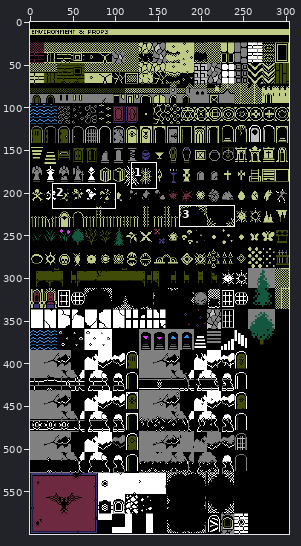
A pixel-art file gets an edit: Art/Enviornment_Props.aseprite. The first picture is a wide view before the edit; the outline marks the close-up.
Close-up. The starting point:
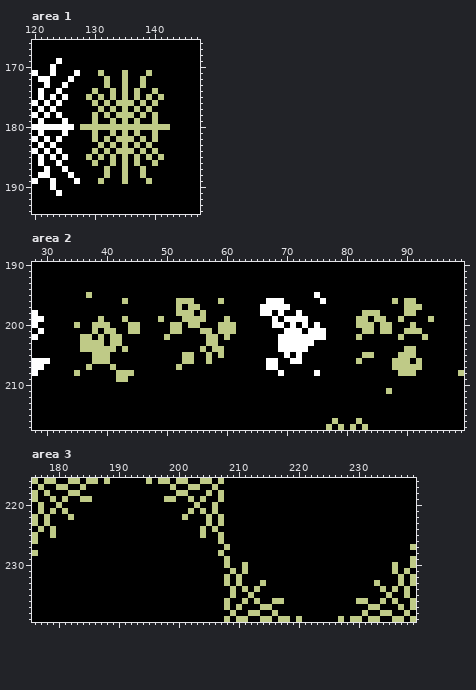
304x600 pixels, 1 frame. Shown: area 1: x 120..147, y 166..194; area 2: x 28..99, y 190..217; area 3: x 176..239, y 216..239. The commit also changed other parts of the picture, which this record leaves out.
After:
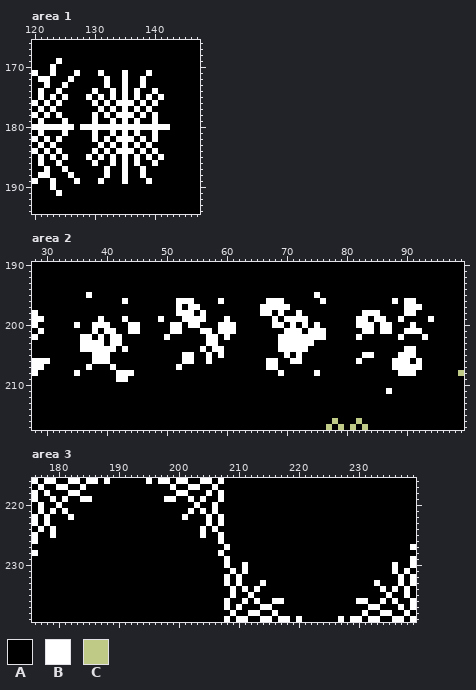
Palette (. is transparent): A #000000  B #ffffff  C #bfca87
The edit:
Area 1:
y 171: x 131 C -> B; x 135 C -> B; x 139 C -> B
y 172..173: x 132 C -> B; x 135 C -> B; x 138 C -> B
y 174: x 130 C -> B; x 133 C -> B; x 135 C -> B; x 137 C -> B; x 140 C -> B
y 175: x 129 C -> B; x 131 C -> B; x 133 C -> B; x 135 C -> B; x 137 C -> B; x 139 C -> B; x 141 C -> B
y 176: x 130 C -> B; x 132 C -> B; x 134..136 CCC -> BBB; x 138 C -> B; x 140 C -> B
y 177: x 131 C -> B; x 133 C -> B; x 135 C -> B; x 137 C -> B; x 139 C -> B
y 178: x 130 C -> B; x 132 C -> B; x 134..136 CCC -> BBB; x 138 C -> B; x 140 C -> B
y 179: x 130 C -> B; x 133 C -> B; x 135 C -> B; x 137 C -> B; x 140 C -> B
y 180: x 128..142 CCCCCCCCCCCCCCC -> BBBBBBBBBBBBBBB
y 181: x 130 C -> B; x 133 C -> B; x 135 C -> B; x 137 C -> B; x 140 C -> B
y 182: x 130 C -> B; x 132 C -> B; x 134..136 CCC -> BBB; x 138 C -> B; x 140 C -> B
y 183: x 131 C -> B; x 133 C -> B; x 135 C -> B; x 137 C -> B; x 139 C -> B
y 184: x 130 C -> B; x 132 C -> B; x 134..136 CCC -> BBB; x 138 C -> B; x 140 C -> B
y 185: x 129 C -> B; x 131 C -> B; x 133 C -> B; x 135 C -> B; x 137 C -> B; x 139 C -> B; x 141 C -> B
y 186: x 130 C -> B; x 133 C -> B; x 135 C -> B; x 137 C -> B; x 140 C -> B
y 187..188: x 132 C -> B; x 135 C -> B; x 138 C -> B
y 189: x 131 C -> B; x 135 C -> B; x 139 C -> B
Area 2:
y 195: x 37 C -> B
y 196: x 43 C -> B; x 52..54 CCC -> BBB; x 59 C -> B; x 88 C -> B; x 90..91 CC -> BB
y 197: x 52 C -> B; x 54..55 CC -> BB; x 90..92 CCC -> BBB
y 198: x 52..54 CCC -> BBB; x 56 C -> B; x 83..85 CCC -> BBB; x 90..91 CC -> BB
y 199: x 39 C -> B; x 43 C -> B; x 49 C -> B; x 53..56 CCCC -> BBBB; x 60 C -> B; x 82..83 CC -> BB; x 85..86 CC -> BB; x 89 C -> B; x 94 C -> B
y 200: x 35 C -> B; x 38..40 CCC -> BBB; x 44..45 CC -> BB; x 51..52 CC -> BB; x 54..55 CC -> BB; x 59..61 CCC -> BBB; x 82..84 CCC -> BBB; x 86..87 CC -> BB; x 91 C -> B
y 201: x 38 C -> B; x 40..41 CC -> BB; x 44..45 CC -> BB; x 51..52 CC -> BB; x 56..57 CC -> BB; x 59..61 CCC -> BBB; x 83..84 CC -> BB; x 86..87 CC -> BB; x 90..92 CCC -> BBB
y 202: x 36..37 CC -> BB; x 39 C -> B; x 41..42 CC -> BB; x 50 C -> B; x 57..58 CC -> BB; x 60 C -> B; x 82 C -> B; x 89 C -> B; x 93 C -> B
y 203: x 36..39 CCCC -> BBBB; x 41..42 CC -> BB; x 57..58 CC -> BB
y 204: x 36..41 CCCCCC -> BBBBBB; x 43 C -> B; x 56 C -> B; x 58..59 CC -> BB; x 90..91 CC -> BB
y 205: x 38..40 CCC -> BBB; x 53..54 CC -> BB; x 57 C -> B; x 59 C -> B; x 83..84 CC -> BB; x 89..91 CCC -> BBB
y 206: x 38..40 CCC -> BBB; x 53..54 CC -> BB; x 57 C -> B; x 82 C -> B; x 88..90 CCC -> BBB; x 92 C -> B
y 207: x 37 C -> B; x 41 C -> B; x 52 C -> B; x 88..92 CCCCC -> BBBBB
y 208: x 35 C -> B; x 42..44 CCC -> BBB; x 89..91 CCC -> BBB
y 209: x 42..43 CC -> BB
y 211: x 87 C -> B
Area 3:
y 216: x 176 C -> B; x 178..179 CC -> BB; x 182..183 CC -> BB; x 185..186 CC -> BB; x 188 C -> B; x 195 C -> B; x 197..198 CC -> BB; x 200..201 CC -> BB; x 204..205 CC -> BB; x 207 C -> B
y 217: x 177 C -> B; x 180..181 CC -> BB; x 184 C -> B; x 199 C -> B; x 202..203 CC -> BB; x 206 C -> B
y 218: x 176 C -> B; x 178 C -> B; x 182..183 CC -> BB; x 200..201 CC -> BB; x 205 C -> B; x 207 C -> B
y 219: x 176 C -> B; x 179 C -> B; x 181 C -> B; x 184..185 CC -> BB; x 198..199 CC -> BB; x 202 C -> B; x 204 C -> B; x 207 C -> B
y 220: x 177 C -> B; x 180 C -> B; x 203 C -> B; x 206 C -> B
y 221: x 177 C -> B; x 179 C -> B; x 181 C -> B; x 202 C -> B; x 204 C -> B; x 206 C -> B
y 222: x 176 C -> B; x 178 C -> B; x 182 C -> B; x 201 C -> B; x 205 C -> B; x 207 C -> B
y 223: x 176 C -> B; x 178 C -> B; x 205 C -> B; x 207 C -> B
y 224: x 177 C -> B; x 179 C -> B; x 204 C -> B; x 206 C -> B
y 225: x 176 C -> B; x 179 C -> B; x 204 C -> B; x 207 C -> B
y 226: x 176 C -> B; x 207 C -> B
y 227: x 208 C -> B; x 239 C -> B
y 228: x 176 C -> B; x 207 C -> B
y 229: x 208 C -> B; x 239 C -> B
y 230: x 208 C -> B; x 211 C -> B; x 236 C -> B; x 239 C -> B
y 231: x 209 C -> B; x 211 C -> B; x 236 C -> B; x 238 C -> B
y 232: x 208 C -> B; x 210 C -> B; x 237 C -> B; x 239 C -> B
y 233: x 208 C -> B; x 210 C -> B; x 214 C -> B; x 233 C -> B; x 237 C -> B; x 239 C -> B
y 234: x 209 C -> B; x 211 C -> B; x 213 C -> B; x 234 C -> B; x 236 C -> B; x 238 C -> B
y 235: x 209 C -> B; x 212 C -> B; x 235 C -> B; x 238 C -> B
y 236: x 208 C -> B; x 211 C -> B; x 213 C -> B; x 216..217 CC -> BB; x 230..231 CC -> BB; x 234 C -> B; x 236 C -> B; x 239 C -> B
y 237: x 208 C -> B; x 210 C -> B; x 214..215 CC -> BB; x 232..233 CC -> BB; x 237 C -> B; x 239 C -> B
y 238: x 209 C -> B; x 212..213 CC -> BB; x 216 C -> B; x 231 C -> B; x 234..235 CC -> BB; x 238 C -> B
y 239: x 208 C -> B; x 210..211 CC -> BB; x 214..215 CC -> BB; x 217..218 CC -> BB; x 220 C -> B; x 227 C -> B; x 229..230 CC -> BB; x 232..233 CC -> BB; x 236..237 CC -> BB; x 239 C -> B
